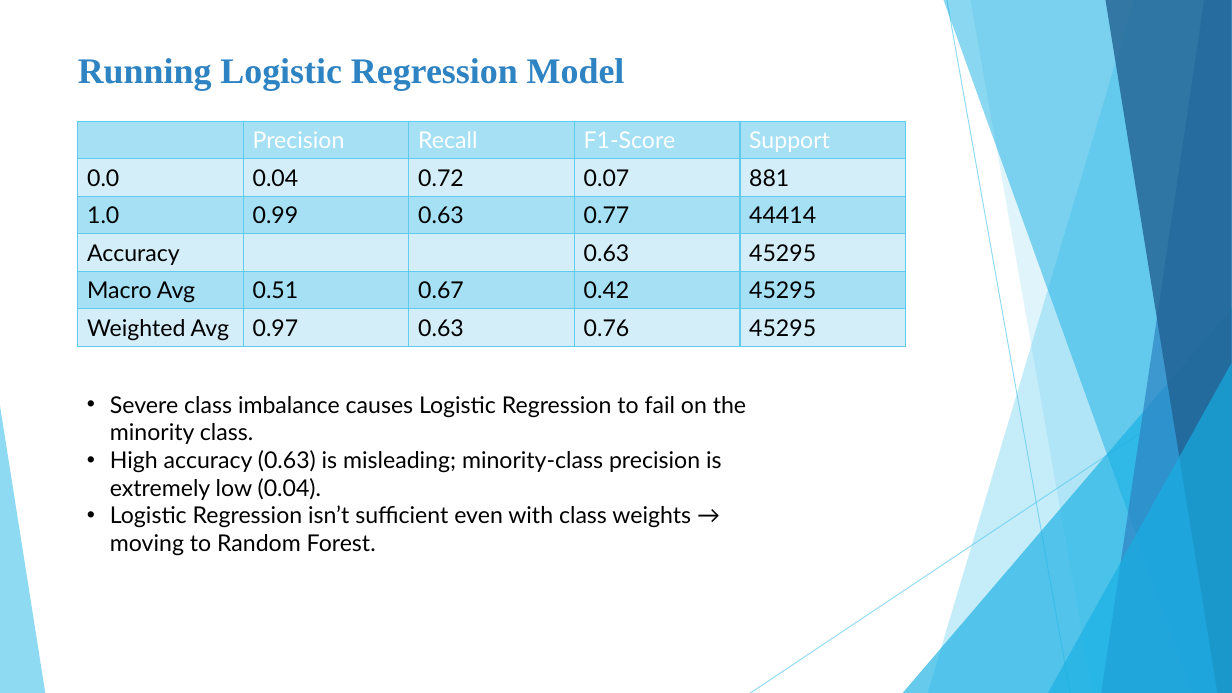
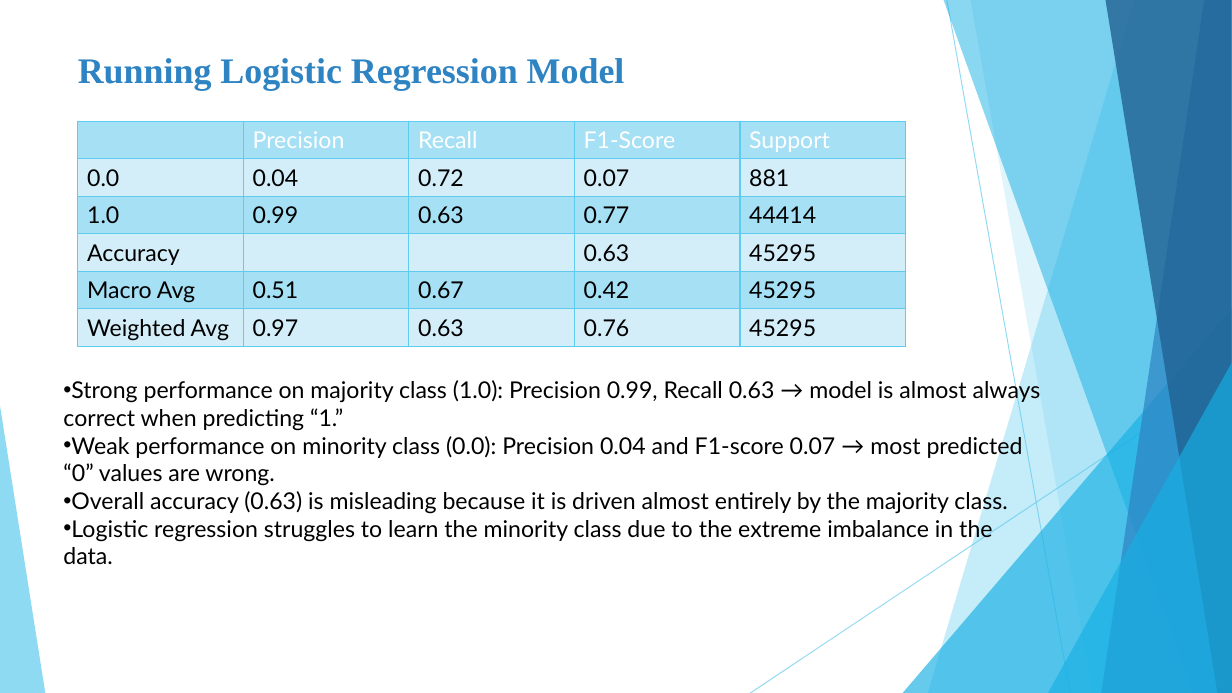
Before and after one commit to daniasalman6/Project-Data-Mining, a slide deck: slide 20 of Presentation/Final_Presentation.pptx. Drawn at 1232x693 pixels with LibreOffice and Linux fonts; fonts in the diff are those of the drawing. Boxes give left, top, right and bottom in pixels: in the first picture for what was removed or moved away, otherwise in the second. Text is boxed around its words. In the diff, an @@ line names an element or a change of style, - is before the commit and + after.

```diff
--- a/Presentation/Final_Presentation.pptx
+++ b/Presentation/Final_Presentation.pptx
@@ text at (63, 378, 1041, 564): text changed @@
-• Severe class imbalance causes Logistic Regression to fail on the minority class.
-• High accuracy (0.63) is misleading; minority-class precision is extremely low (0.04).
-• Logistic Regression isn’t sufficient even with class weights → moving to Random Forest.
+• Strong performance on majority class (1.0): Precision 0.99, Recall 0.63 → model is almost always correct when predicting “1.”
+• Weak performance on minority class (0.0): Precision 0.04 and F1-score 0.07 → most predicted “0” values are wrong.
+• Overall accuracy (0.63) is misleading because it is driven almost entirely by the majority class.
+• Logistic regression struggles to learn the minority class due to the extreme imbalance in the data.
```
Also in this commit, not shown: 2 other slides changed, 1 other file.
